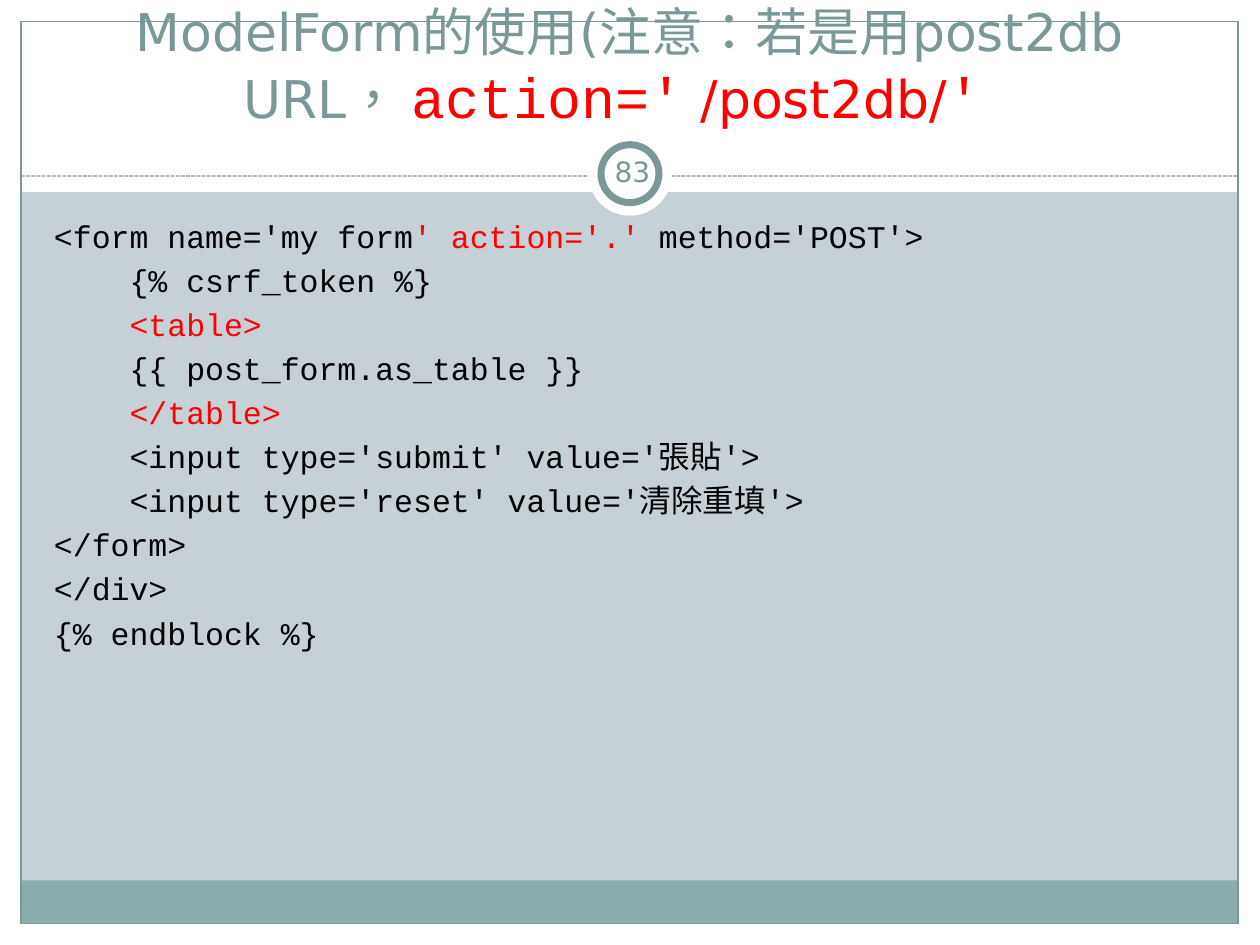
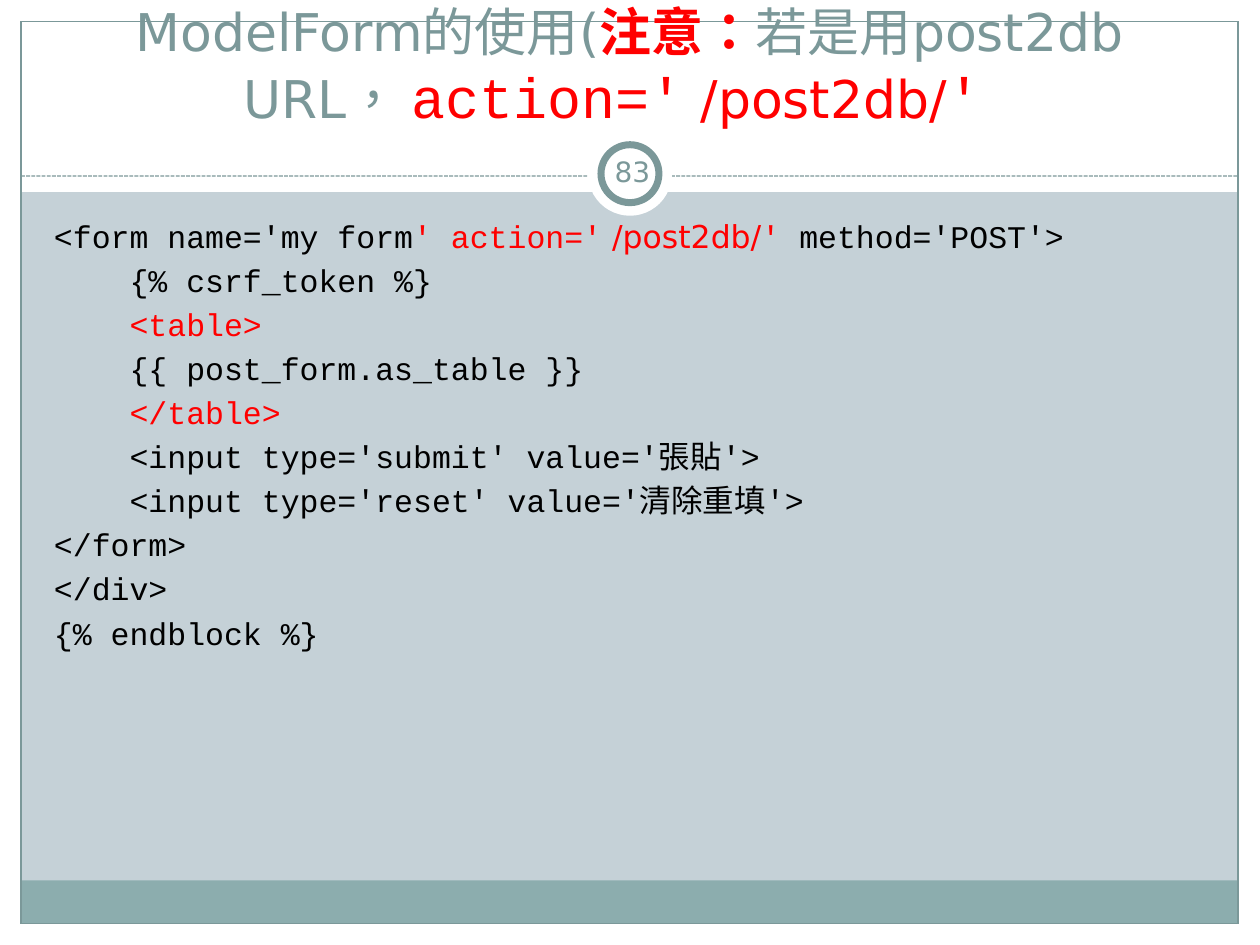
Before and after one commit to jacktea88/406django, a slide deck: slide 83 of ch08/Django4-ch08.pptx. Drawn at 1260x945 pixels with LibreOffice and Linux fonts; fonts in the diff are those of the drawing. Boxes give left, top, right and bottom in pixels: in the first picture for what was removed or moved away, otherwise in the second. Text is boxed around its words. In the diff, an @@ line names an element or a change of style, - is before the commit and + after.

```diff
--- a/ch08/Django4-ch08.pptx
+++ b/ch08/Django4-ch08.pptx
@@ title "ModelForm的使用(注意：若是用post2db URL， action=' /post2db/'" at (135,9,1123,128): text colour #7C999A to #FF0000, bold on in "ModelForm的使用(注意：若是用post2db" @@
@@ text at (54,224,1064,255): text changed @@
-<form name='my form' action='.' method='POST'>
+<form name='my form' action=' /post2db/' method='POST'>
```
Also in this commit, not shown: 39 other slides changed, 1 slide added, 1 slide removed, 14 other files.
